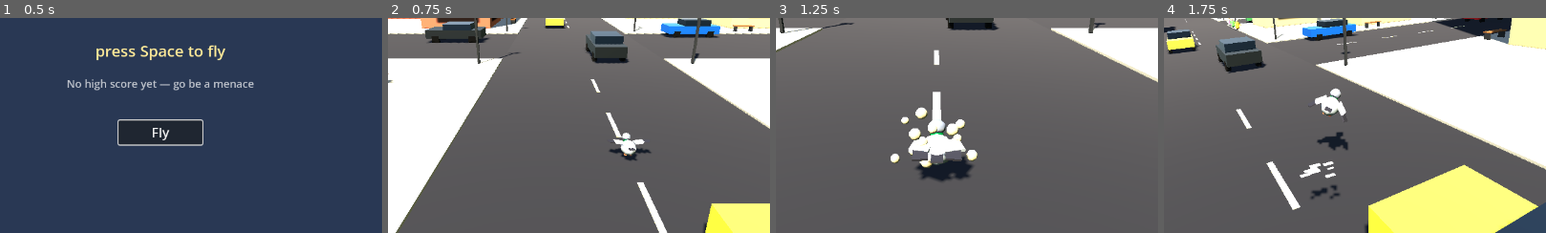
Above: before the commit, frames 1-4 (left to right).
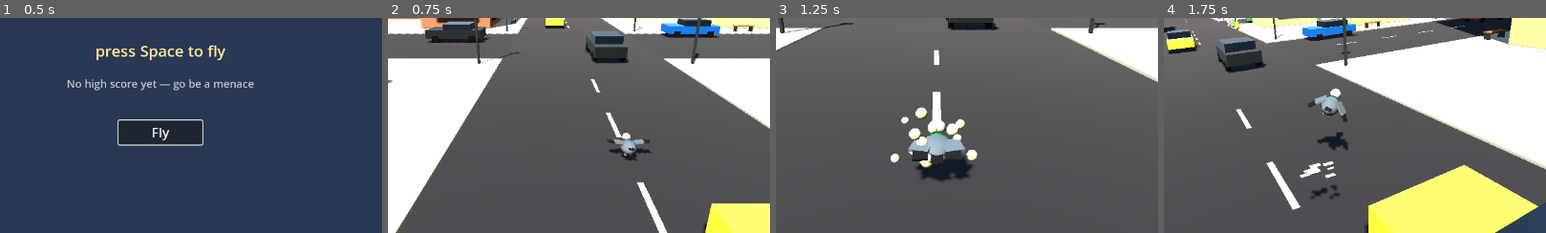
Above: after the commit, the same moments.

Repository: seandmatthews/pigeon-simulator
Game: Godot game, scene res://scenes/menu.tscn
Same seed, same stepped clock (60 frames per second), same inputs: the game is played once before the commit and once after it. Sound files missing from this copy of the repository are replaced by a short silence.
Inputs (mouse positions are % of the whole screen's width and height, from its top left):
- Up to frame 1 (0.5 s): no input
- Up to frame 2 (0.75 s): click "Fly" at 0.5 s
- Up to frame 3 (1.25 s): no input
- Up to frame 4 (1.75 s): move the mouse to (72, 45) at 1.27 s; hold D (turn_right) from 1.28 s (still down); tap F (poop) at 1.35 s; click (72, 45) at 1.42 s; tap Space (flap) at 1.52 s
The pictures show only the part of the screen within x 29-79%, y 34-84%; the shares and areas given below are measured in that part.

Frame 1 is identical in both runs. In frame 2, 0.4% of the frame differs, in the area x 57-69%, y 55-64%; in frame 3, 1.5%, in the area x 34-50%, y 48-69%; in frame 4, 0.6%.

Commit message:
feat(visuals): darker rock-dove silhouette + capped sun so the bird reads on every backdrop (T-016)

Diff:
--- a/scenes/main.tscn
+++ b/scenes/main.tscn
@@ -30,7 +30,7 @@
 [node name="Sun" type="DirectionalLight3D" parent="."]
 transform = Transform3D(1, 0, 0, 0, 1, 0, 0, 0, 1, 0, 20, 0)
 light_color = Color(1, 0.92, 0.78, 1)
-light_energy = 1.3
+light_energy = 1.1
 shadow_enabled = true
 
 [node name="WorldEnvironment" type="WorldEnvironment" parent="."]
--- a/scenes/pigeon_visual.tscn
+++ b/scenes/pigeon_visual.tscn
@@ -3,11 +3,11 @@
 [ext_resource type="Script" path="res://scripts/pigeon_visual.gd" id="1_bird"]
 
 [sub_resource type="StandardMaterial3D" id="Mat_body"]
-albedo_color = Color(0.62, 0.64, 0.68, 1)
+albedo_color = Color(0.38, 0.42, 0.47, 1)
 roughness = 0.85
 
 [sub_resource type="StandardMaterial3D" id="Mat_dark"]
-albedo_color = Color(0.24, 0.24, 0.28, 1)
+albedo_color = Color(0.15, 0.15, 0.18, 1)
 roughness = 0.85
 
 [sub_resource type="StandardMaterial3D" id="Mat_sheen"]
@@ -16,7 +16,7 @@
 roughness = 0.25
 
 [sub_resource type="StandardMaterial3D" id="Mat_head"]
-albedo_color = Color(0.52, 0.54, 0.6, 1)
+albedo_color = Color(0.6, 0.62, 0.66, 1)
 roughness = 0.85
 
 [sub_resource type="StandardMaterial3D" id="Mat_eye"]
--- a/tests/sim_test.gd
+++ b/tests/sim_test.gd
@@ -116,6 +116,7 @@
 	await _scenario_pigeon_air_poses()
 	await _scenario_pigeon_ground_poses()
 	await _scenario_pigeon_peck()
+	await _scenario_pigeon_silhouette_contrast()
 	await _scenario_juice_splat_burst()
 	await _scenario_juice_feather_poof()
 	await _scenario_juice_dust_puff()
@@ -1579,6 +1580,65 @@
 	hunger.free()
 
 
+## --- scenarios (T-016 pigeon silhouette) ------------------------------------
+
+
+## The albedo of a mesh instance's first surface — how the bird's look is
+## authored (materials live on the Mesh sub-resources in pigeon_visual.tscn).
+func _mesh_albedo(root: Node, node_path: String) -> Color:
+	var mesh_instance: MeshInstance3D = root.get_node(node_path) as MeshInstance3D
+	var mesh: Mesh = mesh_instance.mesh
+	return (mesh.surface_get_material(0) as StandardMaterial3D).albedo_color
+
+
+func _rgb(color: Color) -> Vector3:
+	return Vector3(color.r, color.g, color.b)
+
+
+## The player bird must carry its own silhouette (T-016): the play pass showed
+## the old body albedo ≈ the sidewalk albedo and lighter than the cream
+## facades, so the bird washed out exactly where it flies most. Gates the two
+## named wash-out backdrops at Euclidean RGB ≥ 0.20 (sidewalk + the sandy-cream
+## family), demands luminance ≥ 0.05 darker than EVERY district backdrop's mean,
+## and keeps the identity accents (wingtips a readable step darker, head a step
+## lighter). The full 12-color sweep prints informationally — a per-channel gate
+## across all 13 backdrops is only satisfiable by a near-black bird.
+func _scenario_pigeon_silhouette_contrast() -> void:
+	var bird: PigeonVisual = load("res://scenes/pigeon_visual.tscn").instantiate() as PigeonVisual
+	add_child(bird)
+	var body := _rgb(_mesh_albedo(bird, "Body"))
+	var head := _rgb(_mesh_albedo(bird, "HeadPivot/Head"))
+	var tip := _rgb(_mesh_albedo(bird, "WingL/Tip"))
+	bird.free()
+	var near_backdrops: Array[Vector3] = [_rgb(City.COLOR_SIDEWALK)]
+	for backdrop: Color in City.DISTRICT_PALETTES[1]: ## The sandy-cream family.
+		near_backdrops.append(_rgb(backdrop))
+	var near_gate := true
+	var distances := []
+	for backdrop: Vector3 in near_backdrops:
+		var d := body.distance_to(backdrop)
+		distances.append("%.2f" % d)
+		near_gate = near_gate and d >= 0.2
+	var body_mean := (body.x + body.y + body.z) / 3.0
+	var worst_margin := INF
+	var luminance_gate := true
+	for family: Array in City.DISTRICT_PALETTES:
+		for backdrop: Color in family:
+			var margin := (backdrop.r + backdrop.g + backdrop.b) / 3.0 - body_mean
+			worst_margin = minf(worst_margin, margin)
+			luminance_gate = luminance_gate and margin >= 0.05
+	var tip_step := tip.distance_to(body) >= 0.15
+	var head_step := head.x > body.x and head.y > body.y and head.z > body.z
+	var sweep := []
+	for family: Array in City.DISTRICT_PALETTES:
+		for backdrop: Color in family:
+			sweep.append("%.2f" % body.distance_to(_rgb(backdrop)))
+	print("SIM INFO silhouette distances to all 12 district colors: [%s]" % [", ".join(sweep)])
+	_check("pigeon_silhouette_contrast", near_gate and luminance_gate and tip_step and head_step,
+			"sidewalk+cream=[%s] worst luminance margin %.3f tip_step=%s head_step=%s" % [
+					", ".join(distances), worst_margin, tip_step, head_step])
+
+
 ## --- scenarios (T-013 juice pass) -------------------------------------------
 
 
@@ -1671,7 +1731,8 @@
 
 ## Your own scored hits, through the REAL Main scene: a combo escalation
 ## shakes the chase camera, pulses the HUD score line, and both settle back.
-## Also checks the lighting pass actually shipped (the warm sun).
+## Also checks the lighting pass actually shipped (the warm sun, and since
+## T-016 capped at 1.15 energy so mid-gray albedos stop clipping to white).
 func _scenario_juice_hit_shake_pulse() -> void:
 	Game.save_path = SIM_SAVE_PATH
 	Game.reset_run()
@@ -1685,6 +1746,7 @@
 	var label: Label = main_game.stats_label
 	var sun := main_game.get_node("Sun") as DirectionalLight3D
 	var warm_sun := sun.light_color.r >= sun.light_color.g and sun.light_color.g > sun.light_color.b
+	var sun_capped := sun.light_energy <= 1.15
 	Game.add_tourist_hit(Vector3(3500.0, 0.5, -3500.0))
 	await _wait_frames(3) ## Let _process show the ×1 before the escalation.
 	Game.add_tourist_hit(Vector3(3500.0, 0.5, -3501.0))
@@ -1696,12 +1758,13 @@
 	var settled := label.scale.is_equal_approx(Vector2.ONE) and cam.trauma == 0.0
 	var scale_after: float = label.scale.x
 	var trauma_after: float = cam.trauma
+	var sun_energy: float = sun.light_energy ## Read before the scene frees the Sun.
 	main_game.free()
 	Game.hunger.player = null ## The autoload's clock outlives this scene instance.
 	Game.reset_run()
-	_check("hit_shake_and_score_pulse", pulsed and shook and combo_shown and settled and warm_sun,
-			"pulsed=%s shook=%s combo_shown=%s settled=%s (scale %.3f trauma %.3f) warm_sun=%s" % [
-					pulsed, shook, combo_shown, settled, scale_after, trauma_after, warm_sun])
+	_check("hit_shake_and_score_pulse", pulsed and shook and combo_shown and settled and warm_sun and sun_capped,
+			"pulsed=%s shook=%s combo_shown=%s settled=%s (scale %.3f trauma %.3f) warm_sun=%s sun_energy=%.2f" % [
+					pulsed, shook, combo_shown, settled, scale_after, trauma_after, warm_sun, sun_energy])
 
 
 ## --- scenarios (T-012 audio) -------------------------------------------------
Not shown, changed: VERIFICATION.md
Not shown, changed: docs/tickets/README.md
Not shown, added: docs/tickets/T-016-pigeon-silhouette.md
